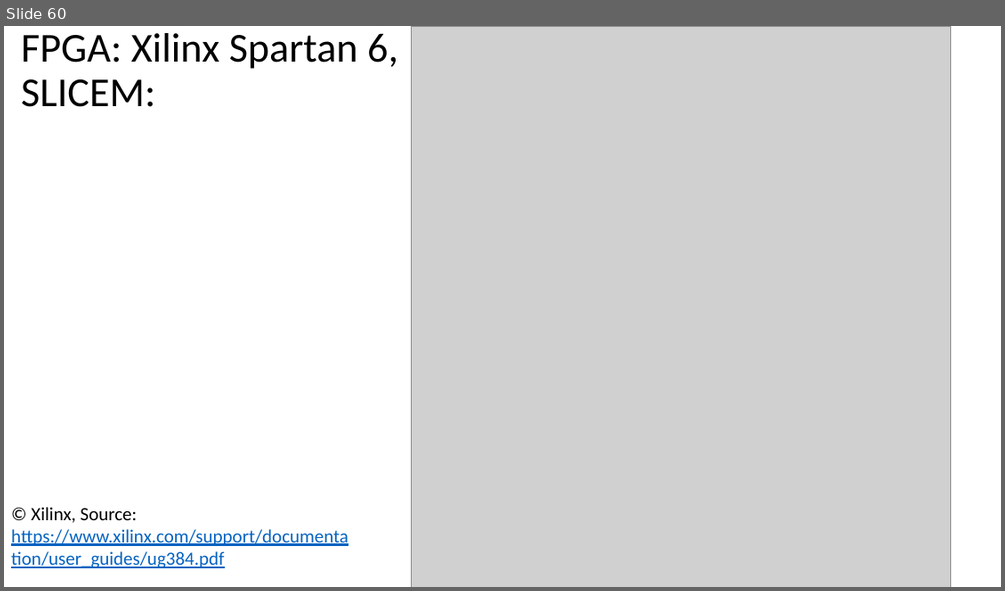
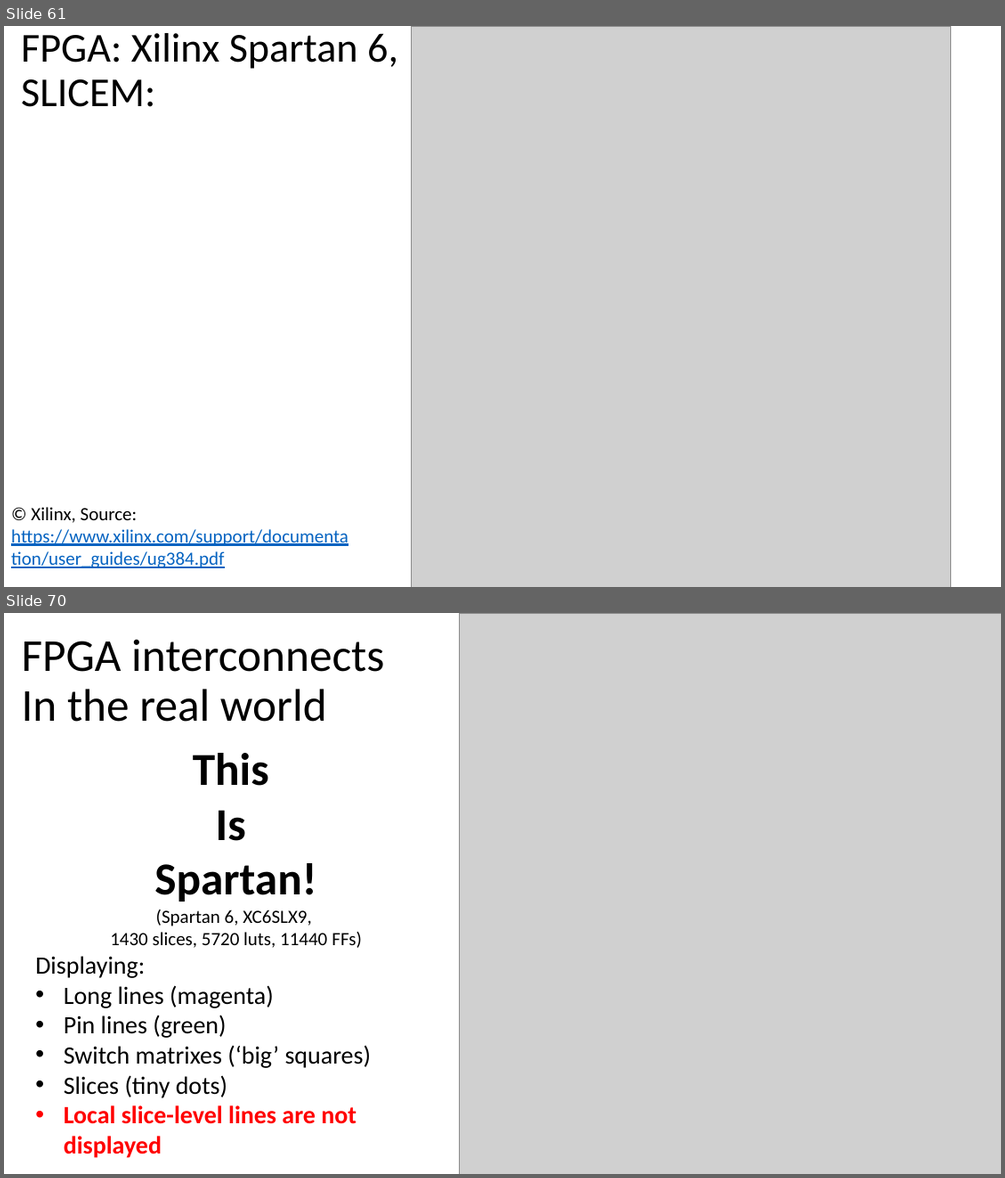
Before and after one commit to quarck/vhdl_intro, a slide deck: part2.pptx. Shown one above the other, each under a label of ours: slide 60 before the commit, slides 61 and 70 after it; the slides between them are not shown. The pictures are 1005x591 and 1005x1178 pixels, drawn with LibreOffice and Linux fonts; fonts in the diff are those of the drawing; grey boxes stand for pictures. Boxes give left, top, right and bottom in pixels: in the first picture for what was removed or moved away, otherwise in the second. Text is boxed around its words. In the diff, an @@ line names an element or a change of style, - is before the commit and + after.

Commit message:
This Is Spartan 6

```diff
--- a/part2.pptx
+++ b/part2.pptx
@@ slide 70 added at [4,613,1001,1174], background #FFFFFF @@
@@ title added at [22,639,384,722], 44 pt, text #000000 @@
+FPGA interconnects
+In the real world
@@ picture added at [459,613,1001,1174] @@
@@ text added at [35,753,371,1158], 24 pt, text #000000 @@
+This
+Is
+Spartan!
+(Spartan 6, XC6SLX9,
+1430 slices, 5720 luts, 11440 FFs)
+Displaying:
+• Long lines (magenta)
+• Pin lines (green)
+• Switch matrixes (‘big’ squares)
+• Slices (tiny dots)
+• Local slice-level lines are not displayed
@@ what was slide 60 is now slide 61 @@
```
Also in this commit, not shown: 4 slides changed, 20 other slides added, 1 slide removed.
